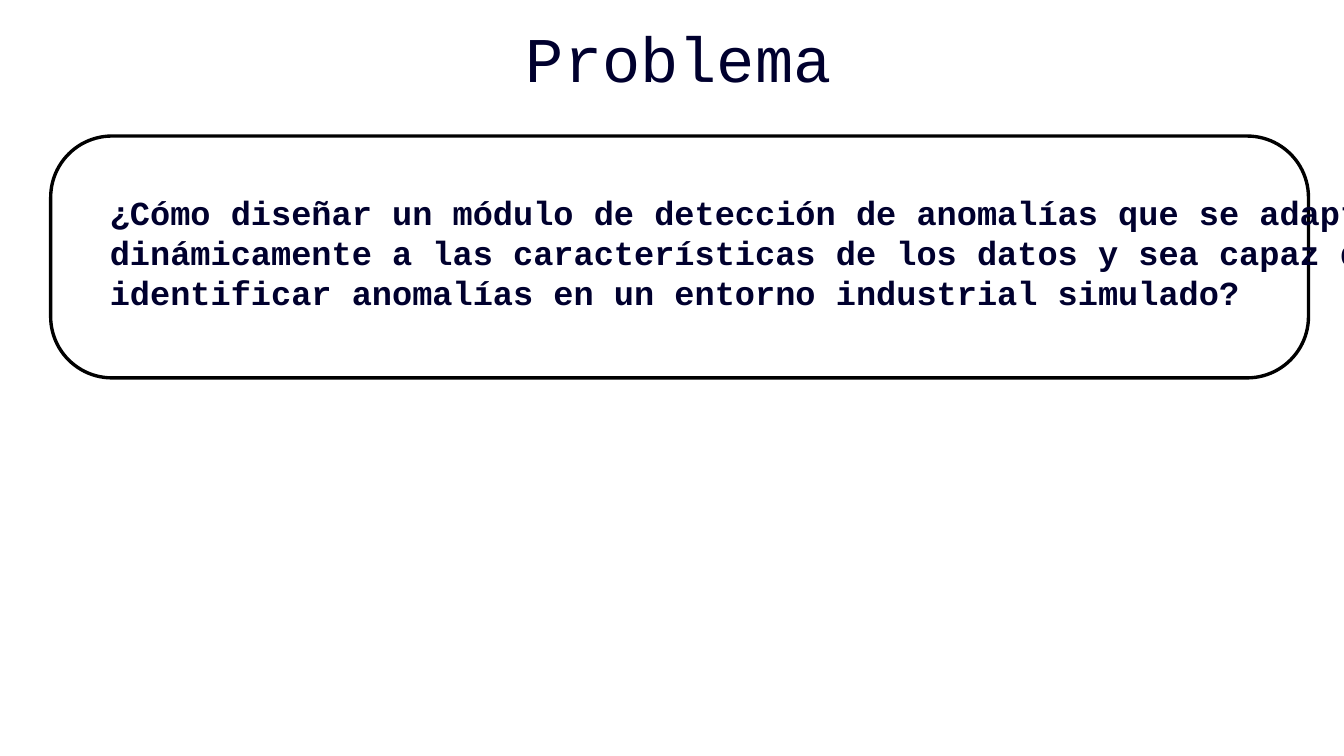
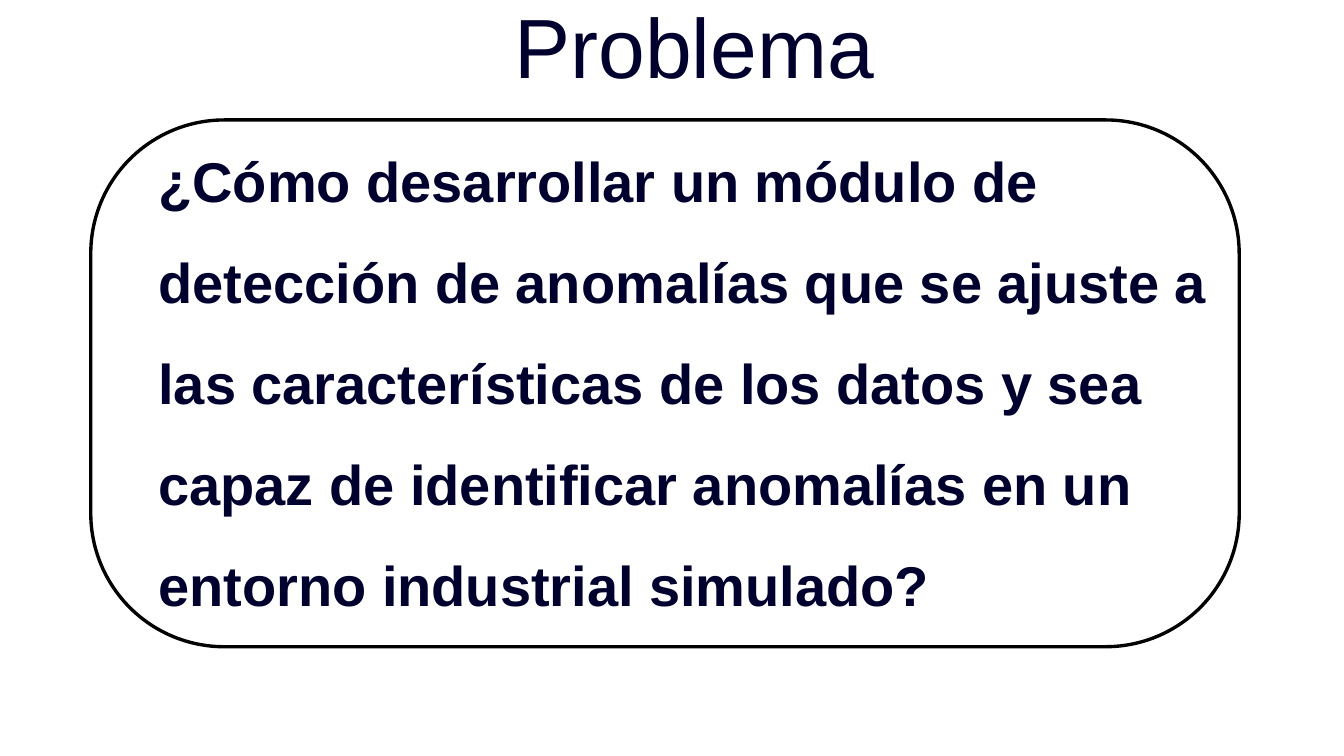
Before and after one commit to NeoUroboros/AnomalyDetection, a slide deck: slide 8 of Deteccion Bien.pptx. Drawn at 1344x756 pixels with LibreOffice and Linux fonts; fonts in the diff are those of the drawing. Boxes give left, top, right and bottom in pixels: in the first picture for what was removed or moved away, otherwise in the second. Text is boxed around its words. In the diff, an @@ line names an element or a change of style, - is before the commit and + after.

```diff
--- a/Deteccion Bien.pptx
+++ b/Deteccion Bien.pptx
@@ text "Problema": place and size @@
-text "Problema" at [526, 36, 832, 83]
+text "Problema" at [515, 17, 874, 79]
@@ text "Problema" at [515, 17, 874, 79]: size 45.5 to 60 pt, font Courier New to Arial @@
@@ rounded rectangle: place and size @@
-rounded rectangle at [50, 136, 1309, 378]
+rounded rectangle at [91, 120, 1239, 647]
@@ text at [158, 161, 1206, 607]: text changed; size 24 to 40 pt; font Courier New to Arial @@
-¿Cómo diseñar un módulo de detección de anomalías que se adapte
-dinámicamente a las características de los datos y sea capaz de
-identificar anomalías en un entorno industrial simulado?
+¿Cómo desarrollar un módulo de
+detección de anomalías que se ajuste a
+las características de los datos y sea
+capaz de identificar anomalías en un
+entorno industrial simulado?
```
Also in this commit, not shown: 13 other slides changed, 10 slides added, 1 slide removed, 10 other files.
